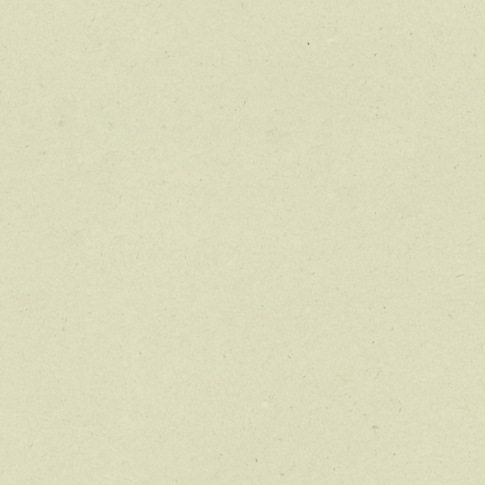
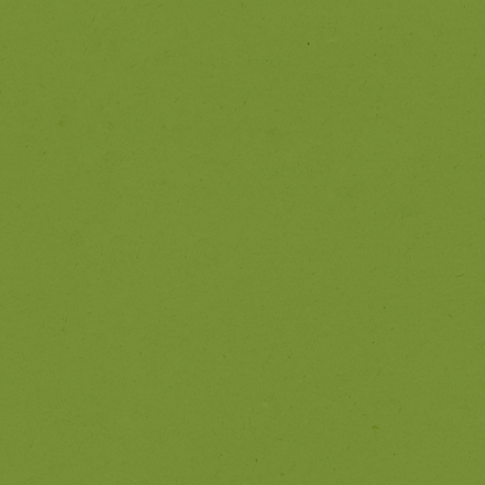
Revision of a layered 485 x 485 image; what changed, layer by layer:
added layer "GREEN" above "PAPER" over [left=0, top=0, right=485, bottom=485]
